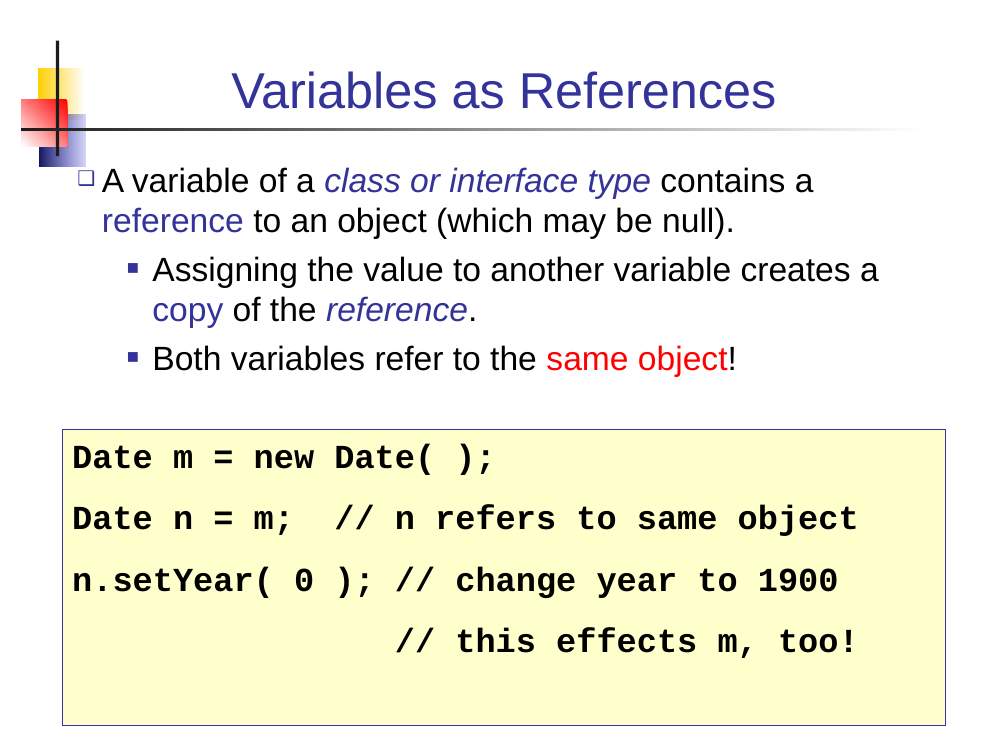
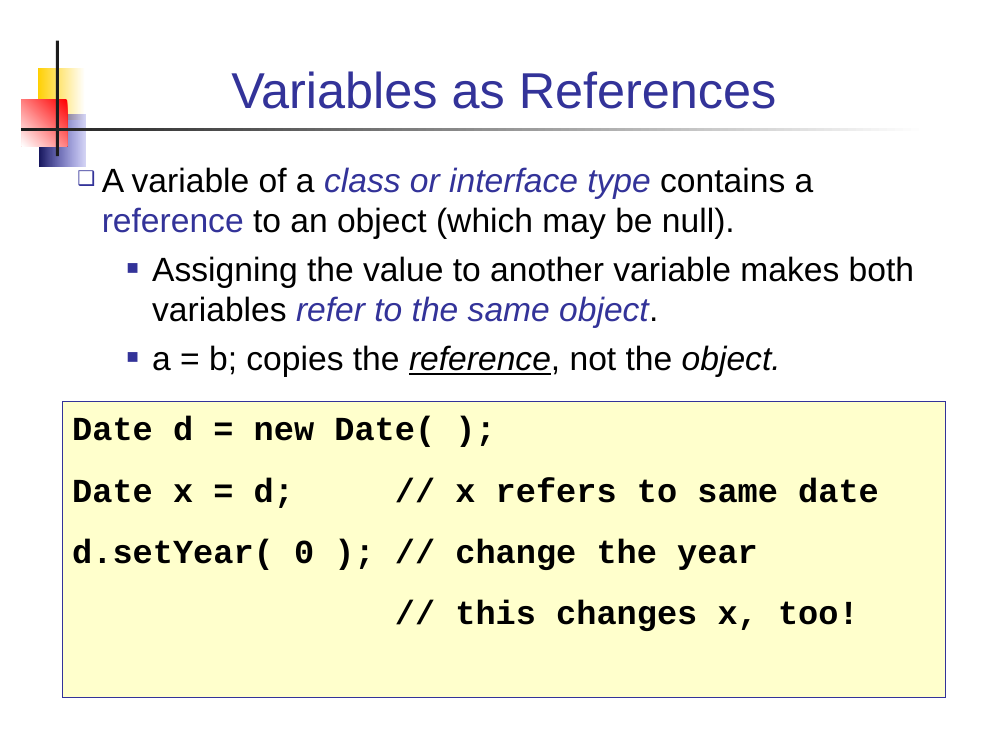
Before and after one commit to cpske/programming1, a slide deck: slide 22 of week2/2-Variables.ppt. Drawn at 1008x756 pixels with LibreOffice and Linux fonts; fonts in the diff are those of the drawing. Boxes give left, top, right and bottom in pixels: in the first picture for what was removed or moved away, otherwise in the second. Text is boxed around its words. In the diff, an @@ line names an element or a change of style, - is before the commit and + after.

Commit message:
add more slides

```diff
--- a/week2/2-Variables.ppt
+++ b/week2/2-Variables.ppt
@@ text at <box>152,256,914,377</box>: text changed @@
-  ■ Assigning the value to another variable creates a copy of the reference.
-  ■ Both variables refer to the same object!
+  ■ Assigning the value to another variable makes both variables refer to the same object.
+  ■ a = b; copies the reference, not the object.
@@ rectangle "Date d = new Date( ...": place and size @@
-rectangle "Date d = new Date( ..." at <box>62,429,946,726</box>
+rectangle "Date d = new Date( ..." at <box>62,402,946,699</box>
@@ text in rectangle at <box>72,416,879,631</box>: text changed @@
-Date m = new Date( );
-Date n = m; // n refers to same object
-n.setYear( 0 ); // change year to 1900
-// this effects m, too!
+Date d = new Date( );
+Date x = d; // x refers to same date
+d.setYear( 0 ); // change the year
+// this changes x, too!
```
Also in this commit, not shown: 1 other slide changed, 1 other file.
